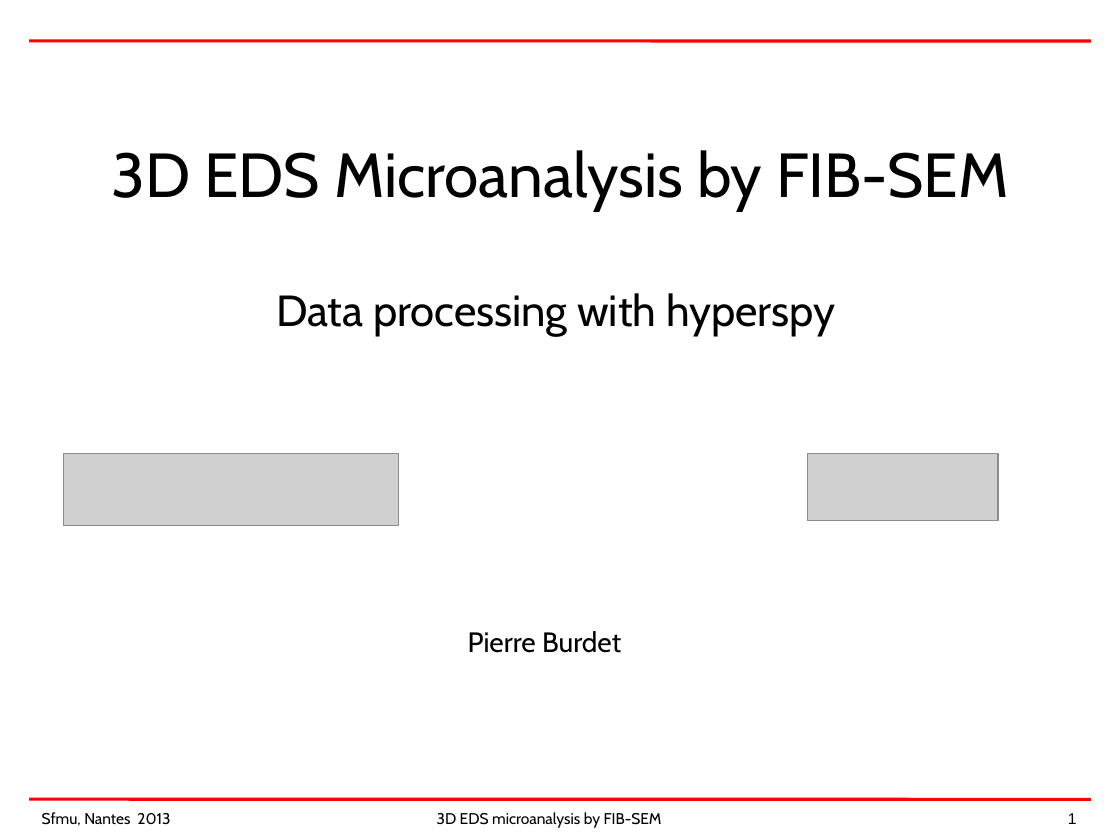
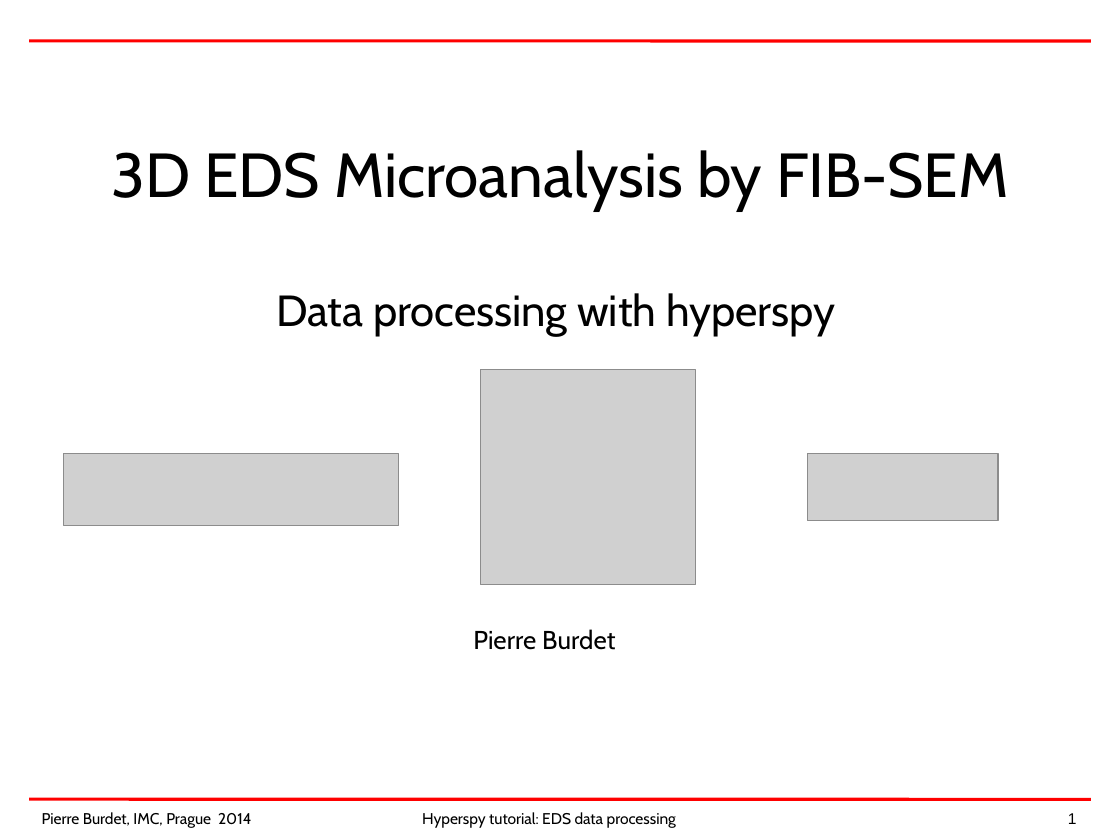
Before and after one commit to hyperspy/hyperspy-demos, a slide deck: slide 1 of electron_microscopy/EDS/PBurdet_EDS_tutorial_IMC_2014.ppt. Drawn at 1120x840 pixels with LibreOffice and Linux fonts; fonts in the diff are those of the drawing; grey boxes stand for pictures. Boxes give left, top, right and bottom in pixels: in the first picture for what was removed or moved away, otherwise in the second. Text is boxed around its words. In the diff, an @@ line names an element or a change of style, - is before the commit and + after.

```diff
--- a/electron_microscopy/EDS/PBurdet_EDS_tutorial_IMC_2014.ppt
+++ b/electron_microscopy/EDS/PBurdet_EDS_tutorial_IMC_2014.ppt
@@ picture added at [480, 370, 696, 585] @@
@@ text "Pierre Burdet" at [473, 629, 615, 650]: size 18 to 16.6 pt @@
@@ text at [42, 812, 251, 828]: text changed @@
-Sfmu, Nantes 2013
+Pierre Burdet, IMC, Prague 2014
@@ text at [422, 812, 676, 828]: text changed @@
-3D EDS microanalysis by FIB-SEM
+Hyperspy tutorial: EDS data processing
```
Also in this commit, not shown: 3 other slides changed, 1 other file.
